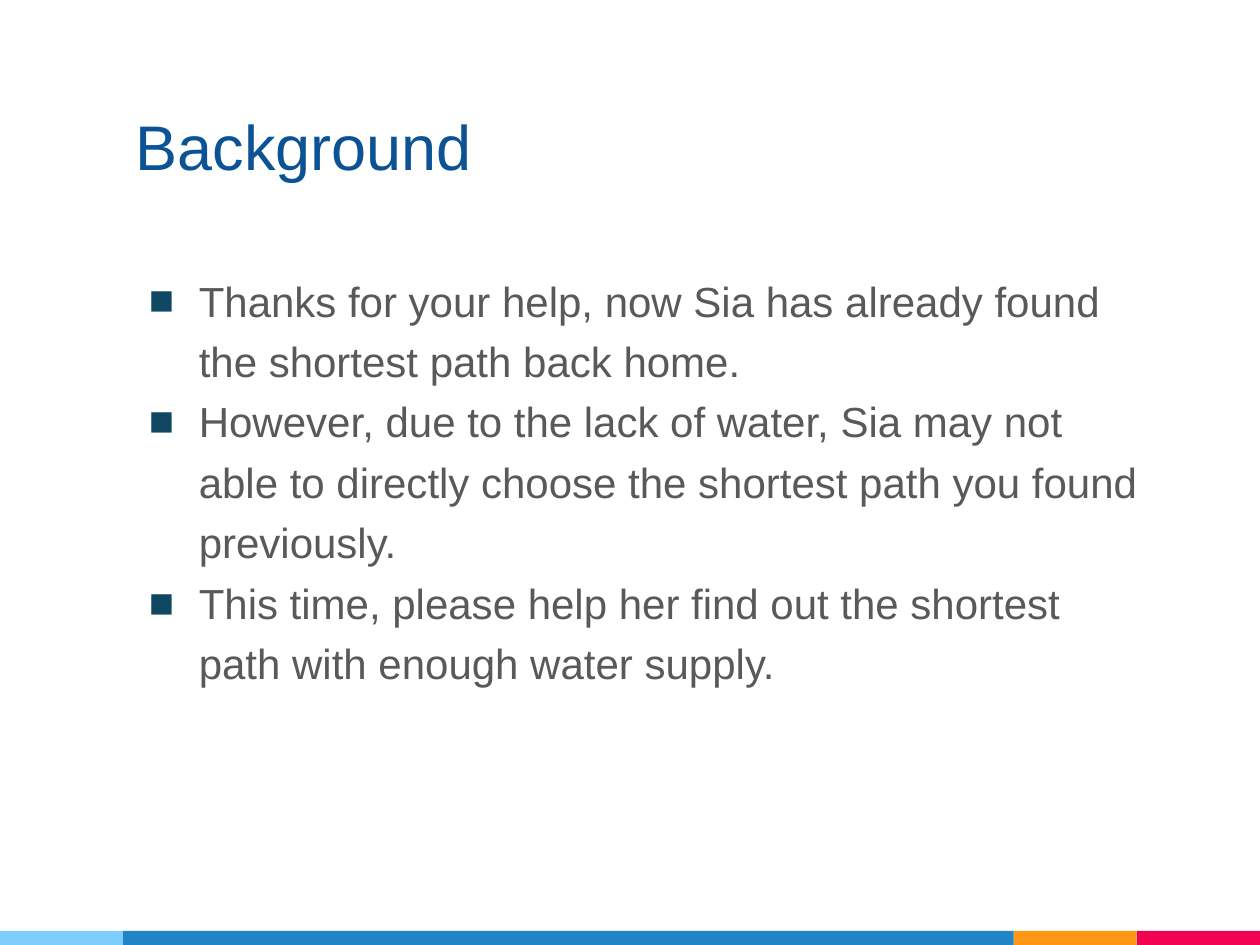
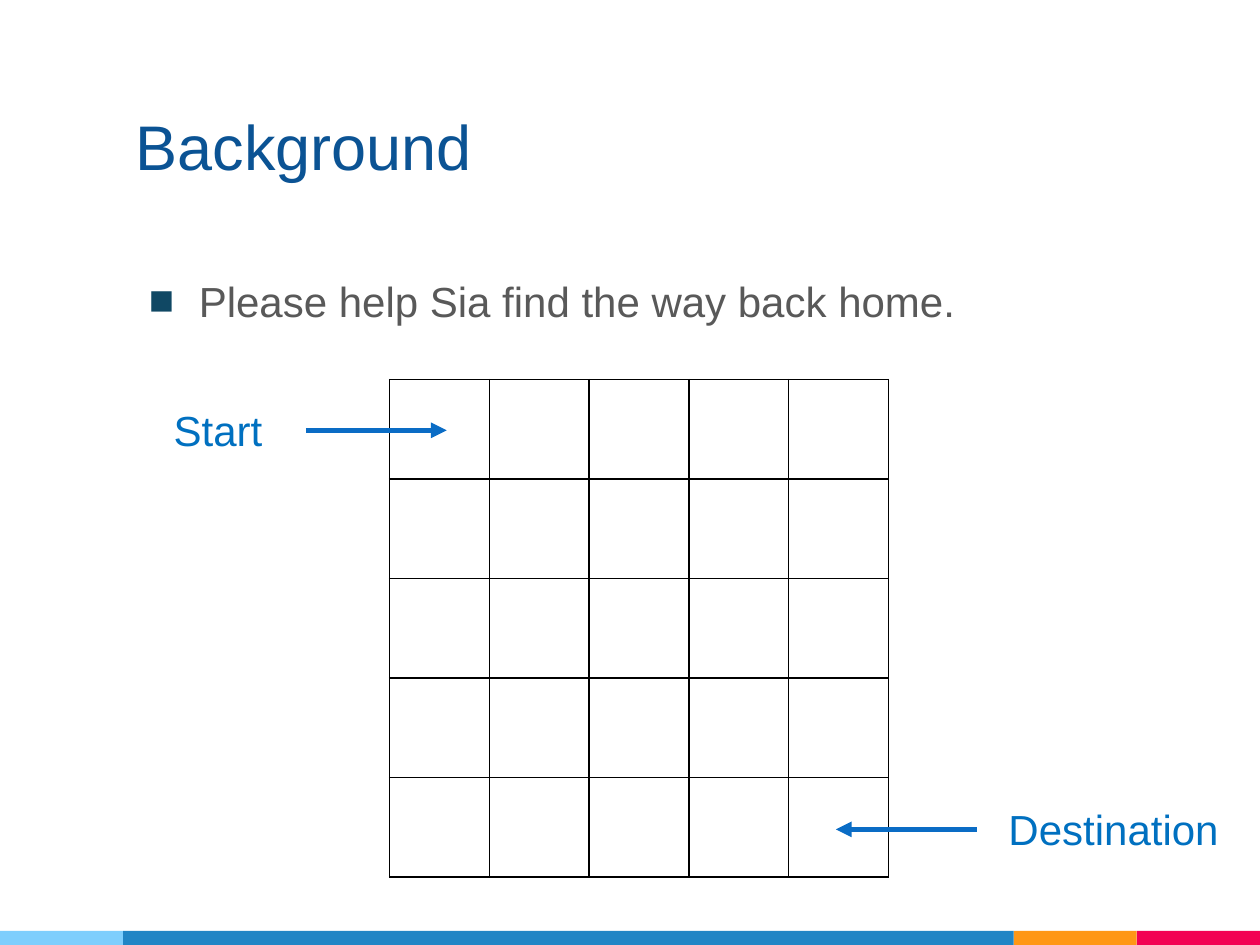
Before and after one commit to wuling31715/2021-NTHU-Data-Structure, a slide deck: slide 2 of ch05-tree/Quiz3/ppt/Quiz3.pptx. Drawn at 1260x945 pixels with LibreOffice and Linux fonts; fonts in the diff are those of the drawing. Boxes give left, top, right and bottom in pixels: in the first picture for what was removed or moved away, otherwise in the second. Text is boxed around its words. In the diff, an @@ line names an element or a change of style, - is before the commit and + after.

```diff
--- a/ch05-tree/Quiz3/ppt/Quiz3.pptx
+++ b/ch05-tree/Quiz3/ppt/Quiz3.pptx
@@ text at (199,286,955,325): text changed @@
-■ Thanks for your help, now Sia has already found the shortest path back home.
-■ However, due to the lack of water, Sia may not able to directly choose the shortest path you found previously.
-■ This time, please help her find out the shortest path with enough water supply.
+■ Please help Sia find the way back home.
@@ table added at (389,379,887,877), 5 rows, 5 columns @@
+ |  |  |  | 
+ |  |  |  | 
+ |  |  |  | 
+ |  |  |  | 
+ |  |  |  | 
@@ text added at (174,416,263,447), 24 pt, text #0070C0 @@
+Start
@@ arrow added from (306, 431) to (447, 431), #0A6DC6 3 pt @@
@@ arrow added from (976, 829) to (835, 829), #0A6DC6 3 pt @@
@@ text added at (1008,814,1218,846), 24 pt, text #0070C0 @@
+Destination
```
Also in this commit, not shown: 6 other slides changed, 6 slides added, 5 slides removed, 29 other files.
